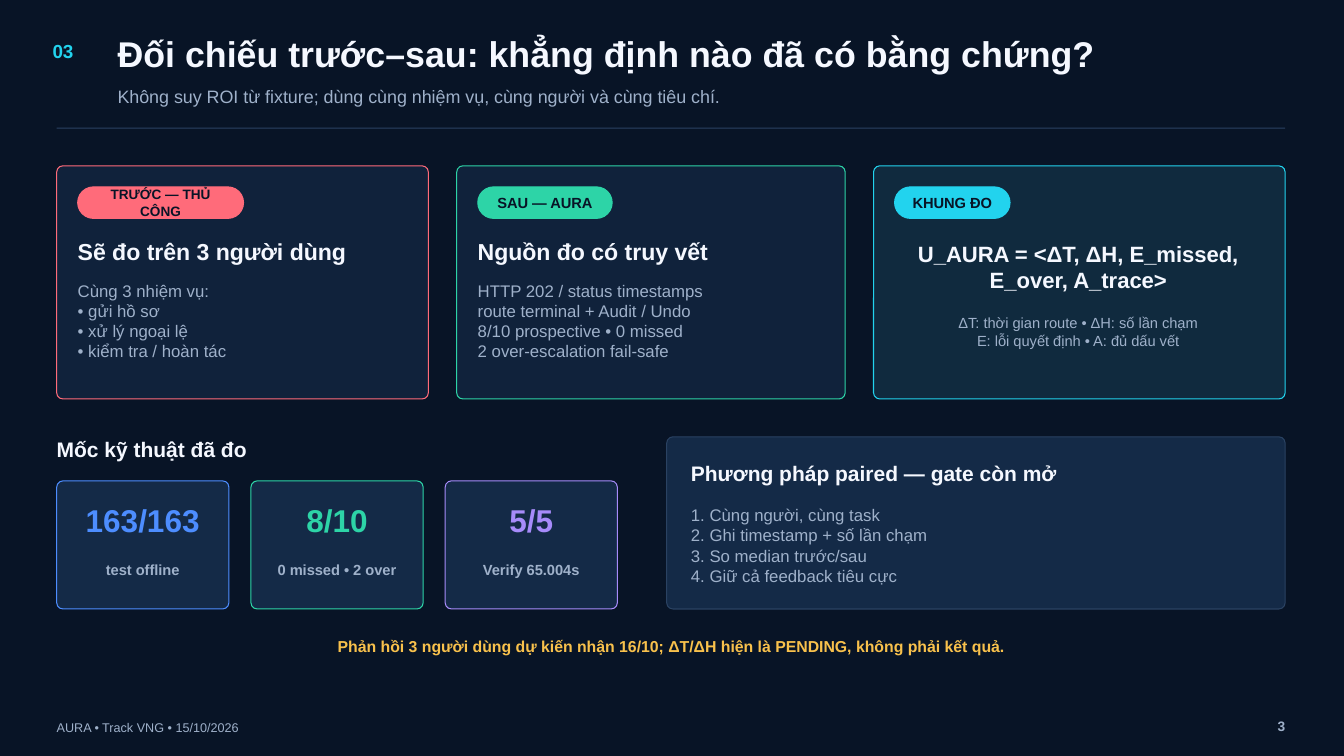
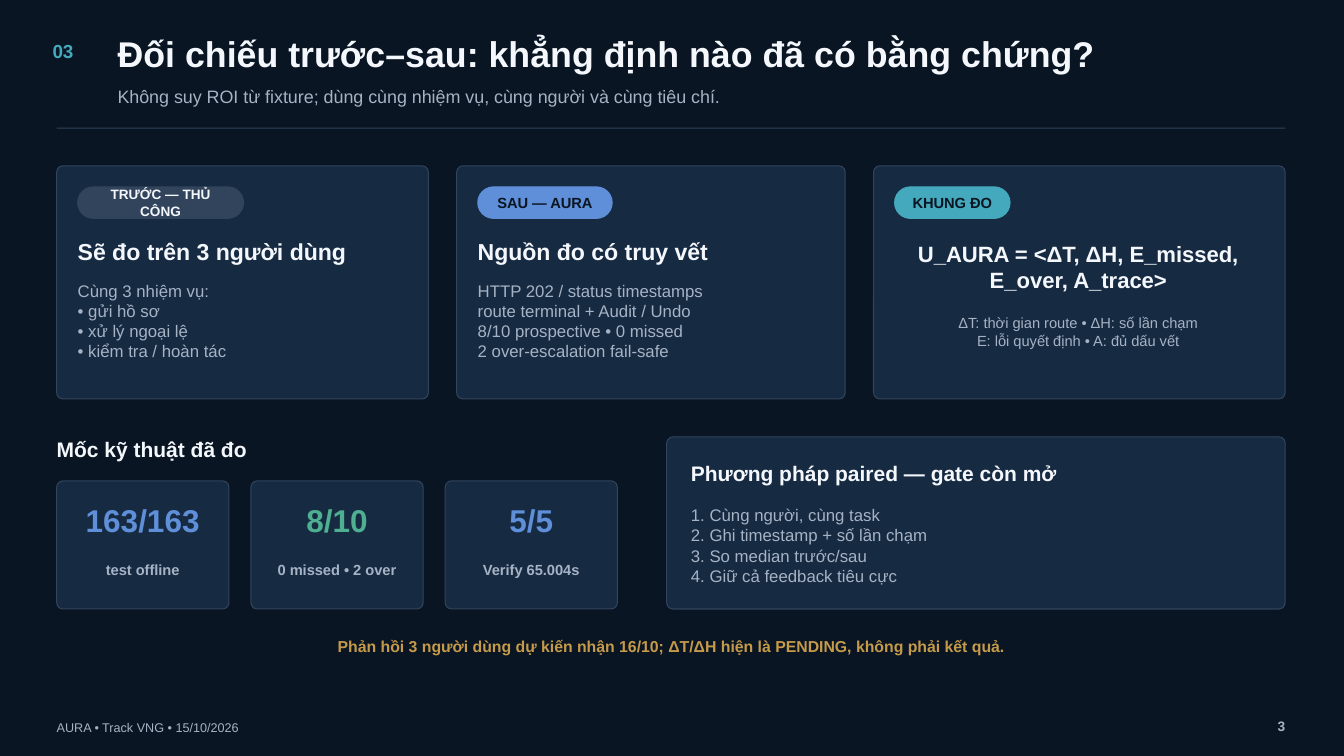
Before and after one commit to BondPhuPhamzZ/AURA, a slide deck: slide 3 of AURA/submission/AURA_5_SLIDES_FINAL.pptx. Drawn at 1344x756 pixels with LibreOffice and Linux fonts; fonts in the diff are those of the drawing. Boxes give left, top, right and bottom in pixels: in the first picture for what was removed or moved away, otherwise in the second. Text is boxed around its words. In the diff, an @@ line names an element or a change of style, - is before the commit and + after.

Commit message:
docs: simplify final deck color hierarchy

```diff
--- a/AURA/submission/AURA_5_SLIDES_FINAL.pptx
+++ b/AURA/submission/AURA_5_SLIDES_FINAL.pptx
@@ background #081426 to #091522 @@
@@ text "03" at [53,45,74,58]: text colour #22D3EE to #45A9BE @@
@@ rounded rectangle at [56,166,429,399]: fill #10223B to #162A42; outline #FF6B7A 0.75 pt to #31445C 0.75 pt @@
@@ rounded rectangle at [457,166,845,399]: fill #10223B to #162A42; outline #2DD4A7 0.75 pt to #31445C 0.75 pt @@
@@ rounded rectangle at [874,166,1286,399]: fill #102A3E to #162A42; outline #22D3EE 0.75 pt to #31445C 0.75 pt @@
@@ rounded rectangle "TRƯỚC — THỦ CÔNG" at [78,187,244,218]: text colour #081426 to #F4F7FB; fill #FF6B7A to #31445C; outline #FF6B7A 0.75 pt to #31445C 0.75 pt @@
@@ rounded rectangle "SAU — AURA" at [478,187,612,218]: text colour #081426 to #091522; fill #2DD4A7 to #5F8FD8; outline #2DD4A7 0.75 pt to #5F8FD8 0.75 pt @@
@@ rounded rectangle "KHUNG ĐO" at [895,187,1011,218]: text colour #081426 to #091522; fill #22D3EE to #45A9BE; outline #22D3EE 0.75 pt to #45A9BE 0.75 pt @@
@@ rounded rectangle at [56,481,229,609]: fill #142A47 to #162A42; outline #4D8DFF 0.75 pt to #31445C 0.75 pt @@
@@ text "163/163" at [86,509,200,533]: text colour #4D8DFF to #5F8FD8 @@
@@ rounded rectangle at [251,481,423,609]: fill #142A47 to #162A42; outline #2DD4A7 0.75 pt to #31445C 0.75 pt @@
@@ text "8/10" at [306,509,367,533]: text colour #2DD4A7 to #4FAF91 @@
@@ rounded rectangle at [446,481,618,609]: fill #142A47 to #162A42; outline #A78BFA 0.75 pt to #31445C 0.75 pt @@
@@ text "5/5" at [509,509,553,533]: text colour #A78BFA to #5F8FD8 @@
@@ text "Phản hồi 3 người dùng ..." at [338,640,1004,656]: text colour #F8C14C to #C59A4A @@
```
Also in this commit, not shown: 4 other slides changed, 1 other file.
